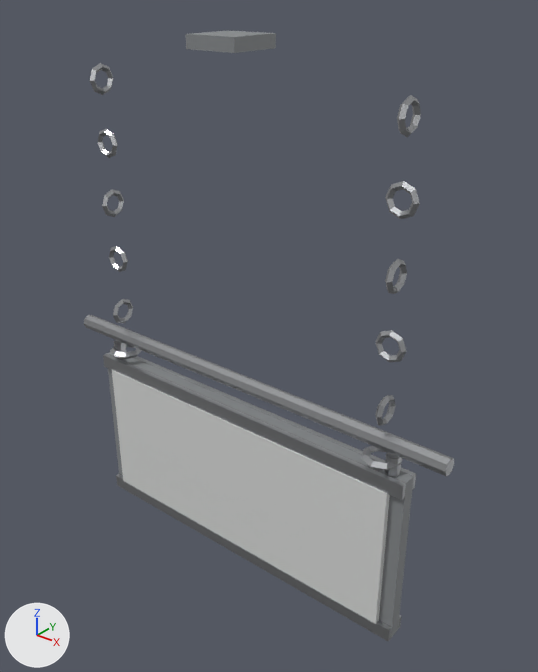
A saved change to the FBX model unity/HorrorGame/Assets/Models/Dressing/Dress_HangingSign.fbx.
Both versions are drawn from a 50 mm lens placed at (0.748, -0.849, 0.075), pointed at (0.044, 0.031, -0.471). The lights are fixed; the arrows at lower left show +X, +Y and +Z. The picture after the commit comes second. Vertices at exactly the same position are counted once.

The first picture shows 'Dress_HangingSign'.
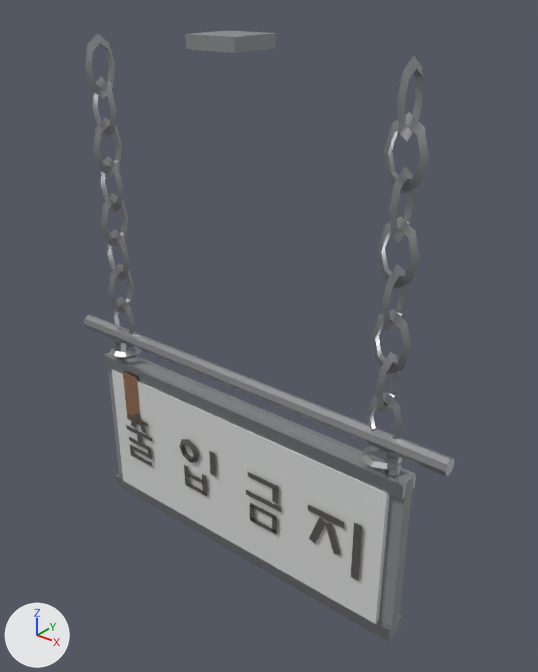
What differs and where, as boxes (x1, y1, x2, y2) in the pictures (538 x 672 px):
part 1 of me_cylinder, rebuilt (29% wider, 100% taller): before (90, 63, 113, 95); after (85, 34, 115, 99)
part 2 of me_cylinder, rebuilt (22% wider, 93% taller): before (102, 189, 124, 217); after (101, 193, 128, 248)
part 3 of me_cylinder, rebuilt (20% wider, 96% taller): before (109, 246, 128, 272); after (107, 229, 130, 281)
part 4 of me_cylinder, rebuilt (8% wider, 100% taller): before (397, 95, 421, 137); after (397, 56, 423, 141)
part 5 of me_cylinder, rebuilt (9% wider, 94% taller): before (385, 259, 407, 294); after (382, 264, 406, 333)
part 6 of me_cylinder, rebuilt (21% wider, 100% taller): before (375, 330, 407, 362); after (372, 309, 411, 374)
part 7 of me_cylinder, deleted: before (98, 129, 118, 158)
part 8 of me_cylinder, deleted: before (385, 181, 420, 219)
part 9 of me_cylinder, built on: before (113, 299, 133, 323); after (92, 76, 362, 581)
part 10 of me_cylinder, built on: before (375, 395, 396, 426); after (367, 112, 429, 439)

The change in detail:
Material 'Dress_RustHeavy' (mat_dress_rustheavy) is new.
Its base color is (0.262, 0.132, 0.072) (brown #8c664c).
Its roughness is 0.95.
Material 'Dress_Grime' (mat_dress_grime) is new.
Its base color is (0.092, 0.086, 0.078) (dark grey #56534f).
Its roughness is 0.98.
me_cylinder is used by ob_dress_hangingsign; location (0.0, 0.0, 0.0).
me_cylinder had 484 vertices, 932 faces and spanned x -0.4..0.4, y -0.045..0.045, z -0.93..0.0.
me_cylinder now has 820 vertices, 1268 faces and spans x -0.4..0.4, y -0.045..0.045, z -0.93..0.0.
me_cylinder part 1: the loose piece of 32 vertices spanning x -0.295..-0.285, y -0.025..0.025, z -0.108..-0.057 is rebuilt with 24 vertices and now spans x -0.295..-0.285, y -0.032..0.032, z -0.114..-0.012.
me_cylinder part 2: the loose piece of 32 vertices spanning x -0.295..-0.285, y -0.025..0.025, z -0.32..-0.269 is rebuilt with 24 vertices and now spans x -0.295..-0.285, y -0.032..0.032, z -0.379..-0.277.
me_cylinder part 3: the loose piece of 32 vertices spanning x -0.315..-0.264, y -0.006..0.006, z -0.426..-0.375 is rebuilt with 24 vertices and now spans x -0.322..-0.258, y -0.005..0.005, z -0.446..-0.343.
me_cylinder part 4: the loose piece of 32 vertices spanning x 0.285..0.295, y -0.025..0.025, z -0.108..-0.057 is rebuilt with 24 vertices and now spans x 0.285..0.295, y -0.032..0.032, z -0.114..-0.012.
me_cylinder part 5: the loose piece of 32 vertices spanning x 0.285..0.295, y -0.025..0.025, z -0.32..-0.269 is rebuilt with 24 vertices and now spans x 0.285..0.295, y -0.032..0.032, z -0.379..-0.277.
me_cylinder part 6: the loose piece of 32 vertices spanning x 0.264..0.315, y -0.006..0.006, z -0.426..-0.375 is rebuilt with 24 vertices and now spans x 0.258..0.322, y -0.005..0.005, z -0.446..-0.343.
me_cylinder part 7: the loose piece of 32 vertices spanning x -0.315..-0.264, y -0.006..0.006, z -0.214..-0.163 is deleted.
me_cylinder part 8: the loose piece of 32 vertices spanning x 0.264..0.315, y -0.006..0.006, z -0.214..-0.163 is deleted.
me_cylinder part 9: 32 vertices removed from x -0.295..-0.285, y -0.025..0.025, z -0.533..-0.482; 392 vertices added at x -0.322..0.281, y -0.033..0.033, z -0.827..-0.078.
me_cylinder part 10: 32 vertices removed from x 0.285..0.295, y -0.025..0.025, z -0.533..-0.482; 120 vertices added at x 0.258..0.322, y -0.032..0.032, z -0.578..-0.078.
me_cylinder gains material mat_dress_grime (dark grey #56534f).
me_cylinder gains material mat_dress_rustheavy (brown #8c664c).
